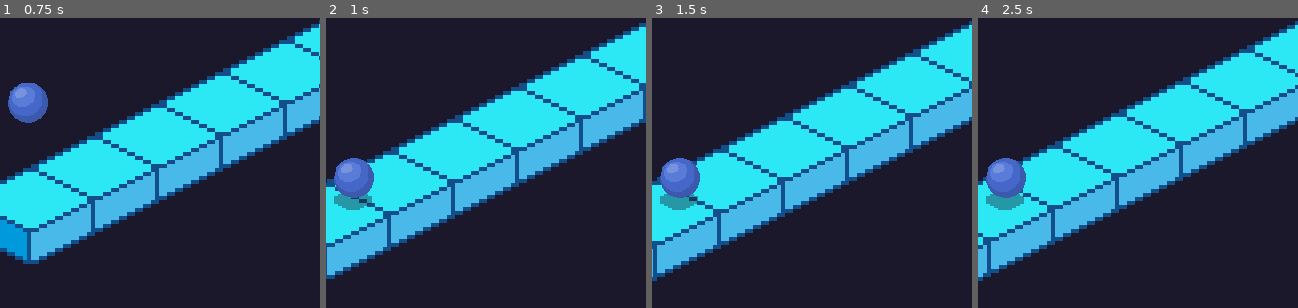
Above: before the commit, frames 1-4 (left to right).
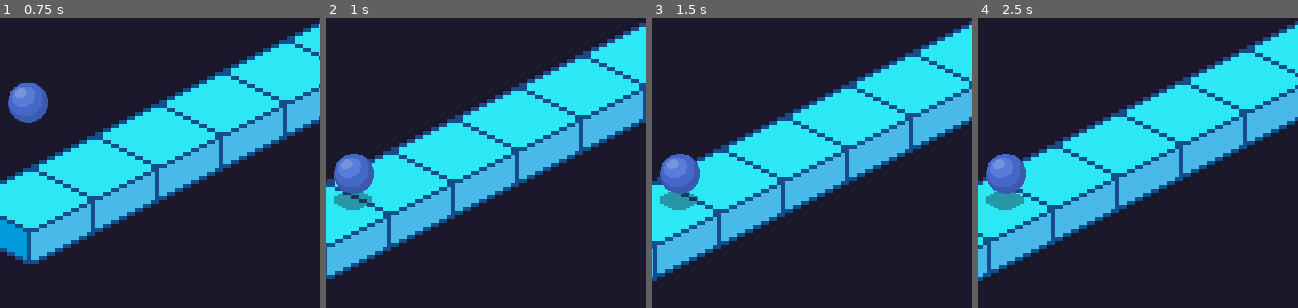
Above: after the commit, the same moments.

Repository: ofknee/tap-tap-tap
Game: Godot game, scene res://scenes/important/game.tscn
Same seed, same stepped clock (60 frames per second), same inputs: the game is played once before the commit and once after it.
Inputs:
- Up to frame 1 (0.75 s): tap Enter (ui_accept) at 0.5 s; hold Right (ui_right) from 0.53 s (still down)
- Up to frame 2 (1 s): keep holding Right (ui_right); tap Enter (ui_accept) at 0.77 s
- Up to frame 3 (1.5 s): keep holding Right (ui_right)
- Up to frame 4 (2.5 s): tap Enter (ui_accept) at 1.52 s; release Right (ui_right) at 2.03 s; hold Left (ui_left) from 2.03 s (still down)
The pictures show only the part of the screen within x 31-81%, y 36-86%; the shares and areas given below are measured in that part.

Frame 1 is identical in both runs. In frame 2, 0.6% of the frame differs, in the area x 2-15%, y 46-63%; in frame 3, 0.6%; in frame 4, 0.6%.

Commit message:
adjust. palyer

Diff:
--- a/scenes/important/game.tscn
+++ b/scenes/important/game.tscn
@@ -9,7 +9,7 @@
 [sub_resource type="GDScript" id="GDScript_twlvc"]
 
 [sub_resource type="CircleShape2D" id="CircleShape2D_weljr"]
-radius = 7.0
+radius = 8.818932
 
 [sub_resource type="WorldBoundaryShape2D" id="WorldBoundaryShape2D_l57lt"]
 
--- a/scenes/iso/player.gd
+++ b/scenes/iso/player.gd
@@ -2,7 +2,7 @@
 
 
 const SPEED = 300.0
-const JUMP_VELOCITY = -430.0
+const JUMP_VELOCITY = -420.0
 @onready var ray = $RayCast2D
 @onready var shadow = $Shadow
 
